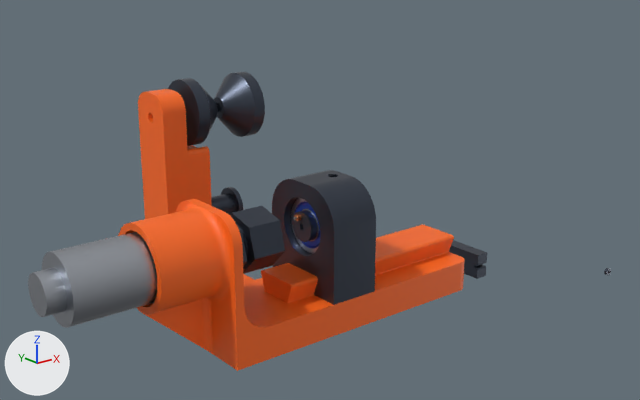
What one commit did to the glTF model CAD Projects/TT motor Coupler Assembly.glb.
Camera for both pictures: a 50 mm camera at (-9.8, -21.9, 14.1) aimed at (9.5, 2.2, 4.4). Every picture has the same lights, and +X, +Y and +Z are marked at lower left. The first picture is the older version. Vertices at exactly the same position are counted once.

Before the edit, the objects in view are built like this:
```python
ob_tt_motor_coupler_assembly = bpy.data.objects.new('TT motor Coupler Assembly', me_tt_motor_coupler_assembly)
ob_tt_motor_coupler_assembly.location = (0.0, 0.0, 0.0)
```
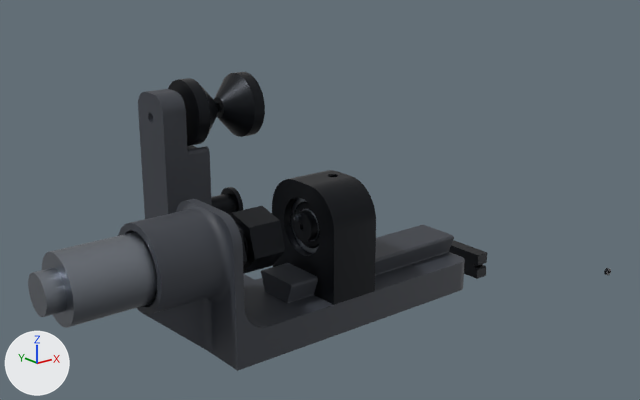
What the commit changed:
Material 'Steel_-_Satin' (mat_steel___satin) changes colour from greyish blue #454c59 to black #1c1f24; in linear values from (0.0595, 0.0723, 0.0999) to (0.0116, 0.0137, 0.0176).
Material 'Aluminum_-_Anodized_Rough_(Grey)' (mat_aluminum___anodized_rough__grey) changes colour from blue #2a5bd7 to black #1c1f24; in linear values from (0.0232, 0.105, 0.679) to (0.0116, 0.0137, 0.0176).
Material 'Opaque(202,209,238) (pla_black)' (mat_opaque_202_209_238___pla_black) is new.
Its base color is (0.0123, 0.0144, 0.0185) (black #1d2025).
Its roughness is 0.58.
Material 'Opaque(202,209,238) (pla_graphite)' (mat_opaque_202_209_238___pla_graphite) is new.
Its base color is (0.0423, 0.0482, 0.0612) (dark grey #3a3e46).
Its roughness is 0.55.
Material 'Opaque(202,209,238) (steel_dark)' (mat_opaque_202_209_238___steel_dark) is new.
Its base color is (0.266, 0.292, 0.333) (grey #8d939c).
Its metallic is 1.0.
Its roughness is 0.34.
me_tt_motor_coupler_assembly has 37604 vertices, 75296 faces and spans x -0.9..18.8, y -5.5..10.1, z -0.8..8.1.
me_tt_motor_coupler_assembly is used by ob_tt_motor_coupler_assembly; location (0.0, 0.0, 0.0).
me_tt_motor_coupler_assembly no longer uses material mat_opaque_202_209_238___pla_char (greyish blue #363c45).
me_tt_motor_coupler_assembly part 1: all 3210 faces that had it switch from mat_opaque_202_209_238___pla_orange (orange #ff6a1a) to mat_opaque_202_209_238___pla_graphite (dark grey #3a3e46).
me_tt_motor_coupler_assembly part 2: all 1132 faces that had it switch from mat_opaque_202_209_238___brushed (light grey #b7bcc4) to mat_opaque_202_209_238___steel_dark (grey #8d939c).
me_tt_motor_coupler_assembly gains material mat_opaque_202_209_238___pla_black (black #1d2025).

Where the change shows, as pixel boxes (x1, y1, x2, y2) in the pictures (640 x 400 px):
'TT motor Coupler Assembly', recoloured (orange to black)
    both: (28, 72, 611, 371)
part 1 of me_tt_motor_coupler_assembly, recoloured (orange to dark grey)
    both: (118, 89, 465, 371)
part 2 of me_tt_motor_coupler_assembly, recoloured (light grey to grey)
    both: (28, 232, 157, 328)
